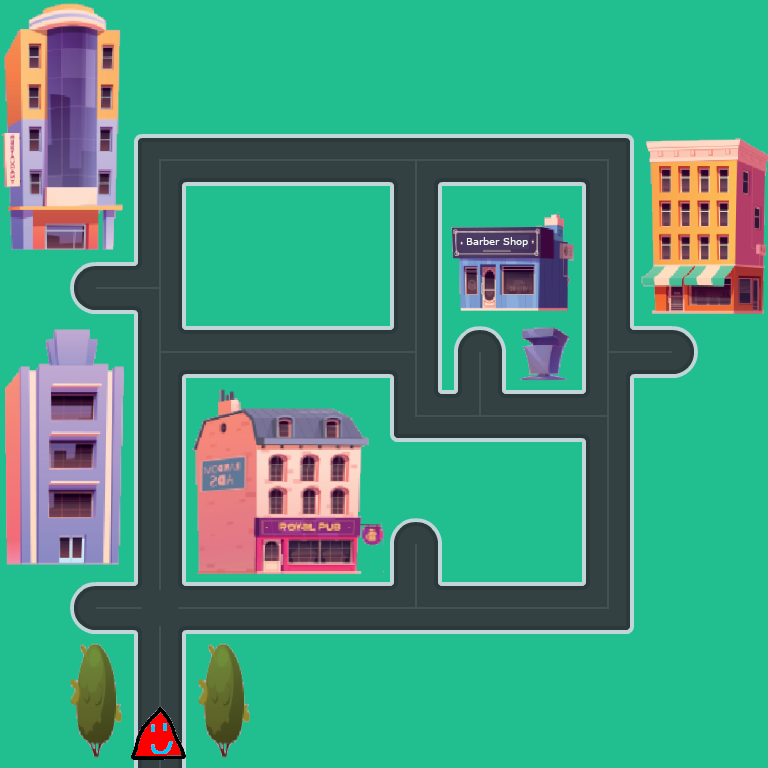
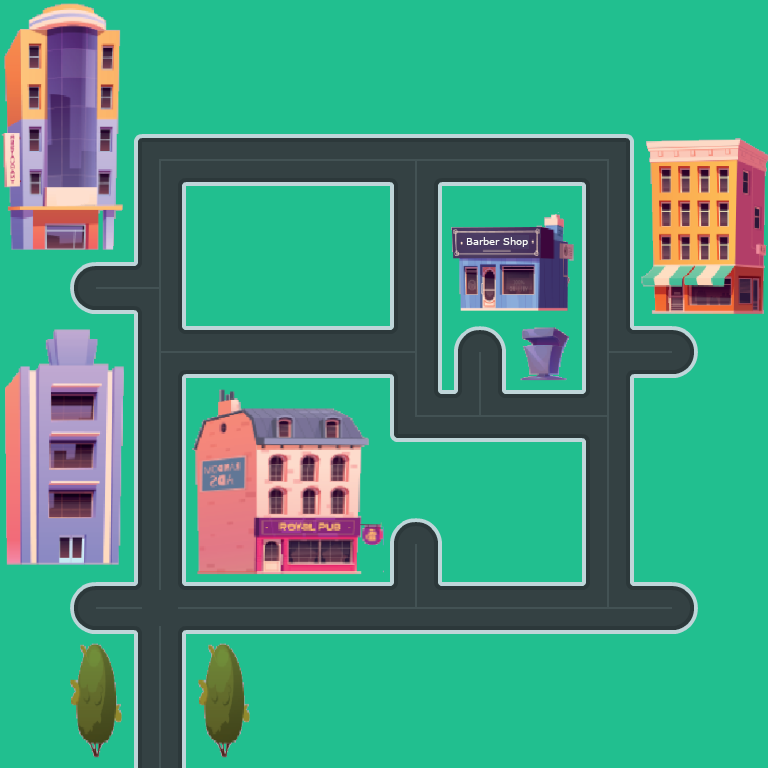
Revision of a layered 768×768 image; what changed, layer by layer:
painted on "kierowca" over 131, 707, 186, 760
added layer "d45" in group "drogi" over 640, 582, 698, 634
painted on "d16" over 609, 582, 640, 634
